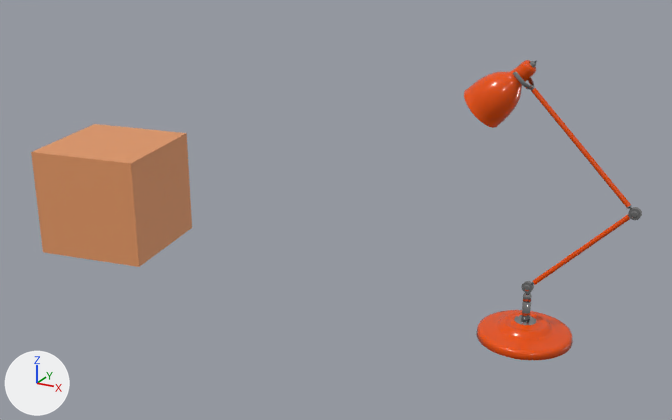
A saved change to the Blender file blender/AnimatedLamp/src/scene/SceneFinal.blend.
Both versions are drawn from a camera (50 mm lens) standing at (10.9, -36.8, 20.0) and looking at (-9.8, 0.1, 4.3). The lights are fixed; the arrows at lower left show +X, +Y and +Z.

The first picture shows 'LampShade', 'Prop'.
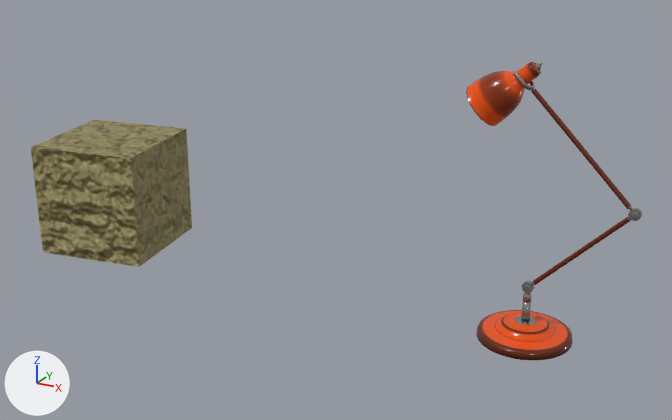
Where the change shows, as pixel boxes (x1, y1, x2, y2) in the pictures (672 x 420 px; the box of a moved part takes in the faces that stretch with it):
'Prop', surface changed, mesh rescaled (orange to yellow): before (31, 124, 192, 267); after (31, 120, 192, 267)
'LampShade', recoloured, reshaped, moved, turned, rescaled (orange to brown): before (464, 60, 642, 360); after (466, 62, 642, 360)
part 2 of me_lampshade, moved or reshaped: before (522, 215, 630, 293); after (522, 216, 631, 293)
part 3 of me_lampshade, moved or reshaped: before (521, 292, 532, 321); after (521, 293, 532, 321)
part 4 of me_lampshade, moved or reshaped: before (513, 71, 642, 220); after (513, 72, 642, 221)
part 5 of me_lampshade, added (orange): after (466, 62, 542, 126)
part 6 of me_lampshade, deleted (orange): before (476, 310, 573, 360)
part 7 of me_lampshade, cut back: before (464, 60, 537, 128); after (476, 310, 573, 360)

Diff of the bpy script that builds the scene:
```diff
--- a/blender/AnimatedLamp/src/scene/SceneFinal.blend.py
+++ b/blender/AnimatedLamp/src/scene/SceneFinal.blend.py
@@ mat_material @@
 _N = mat_material.node_tree.nodes; _L = mat_material.node_tree.links
-n0 = _N.new('ShaderNodeOutputMaterial'); n0.name = 'Material Output'
 n1 = _N.new('ShaderNodeBsdfPrincipled'); n1.name = 'Principled BSDF'
@@ mat_material @@
 n1.subsurface_method = 'BURLEY'
-n1.inputs[0].default_value = (0.8, 0.325, 0.135, 1.0)  # 'Base Color', orange #e79a67
+n1.inputs[0].default_value = (0.313, 0.264, 0.104, 1.0)  # 'Base Color', yellow #988c5b
+n0 = _N.new('ShaderNodeOutputMaterial'); n0.name = 'Material Output'
+n2 = _N.new('ShaderNodeTexCoord'); n2.name = 'Texture Coordinate'
+n3 = _N.new('ShaderNodeTexNoise'); n3.name = 'Noise Texture'
+n4 = _N.new('ShaderNodeBump'); n4.name = 'Bump'
+n4.inputs[1].default_value = 2.0  # 'Distance'
+n4.inputs[2].default_value = 1.0  # 'Filter Width'
 _L.new(n1.outputs[0], n0.inputs[0])  # 'BSDF' to 'Surface'
+_L.new(n4.outputs[0], n1.inputs[5])  # 'Normal' to 'Normal'
+_L.new(n2.outputs[0], n3.inputs[0])  # 'Generated' to 'Vector'
+_L.new(n3.outputs[0], n4.inputs[3])  # 'Factor' to 'Height'
@@ mat_lamppaintedmaterial @@
 mat_lamppaintedmaterial = bpy.data.materials.new('LampPaintedMaterial')
-# nodes: BsdfPrincipled, OutputMaterial, RGB
-# colours: orange #e74e00
+# nodes: BrightContrast, BsdfPrincipled, Mix, NewGeometry, OutputMaterial, RGB x2
+# colours: orange #e74e00, brown #642200
@@ me_cube @@
 me_cube.from_pydata(...)  # 8 vertices, 6 faces; spans x -1.0..1.0, y -1.0..1.0, z -1.0..0.91
 # used by ob_prop; location = (-23.75, 0.0, 3.0); rotation_euler = (0.0, 0.0, 0.175), in degrees (0, 0, 10); scale = (3.0, 3.0, 3.0)
+# me_cube part 1: the whole mesh is scaled about its middle by (1, 1, 1.05), then moved by (0.0, 0.0, 0.04)
 me_cube.materials.append(mat_material)
@@ me_lampshade @@
 # used by ob_lampshade; location = (-1.7, 0.0, 11.17); rotation_euler = (0.0, 0.785, 0.0), in degrees (0, 45, 0); scale = (0.256, 0.256, 0.512)
-me_lampshade.from_pydata(...)  # 5021 vertices, 4979 faces; spans x -4.0..41.4, y -8.3..8.3, z -16.0..3.7
+me_lampshade.from_pydata(...)  # 4973 vertices, 4931 faces; spans x -3.2..4.4, y -2.1..2.1, z 0.0..12.4
+# me_lampshade part 2: the loose piece of 556 vertices spanning x 27.6..29.6, y -0.8..1.8, z -10.1..1.5 is multiplied about its middle by the matrix ((0.181, 0.011, 0.362), (0.003, 0.255, -0.036), (-0.181, 0.015, 0.36)), then moved by (-26.7, -0.5, 8.7)
+# me_lampshade part 3: the loose piece of 372 vertices spanning x 29.0..34.0, y -0.7..0.7, z -12.3..-9.8 is multiplied about its middle by the matrix ((0.181, 0.0, 0.362), (0.0, 0.256, 0.0), (-0.181, 0.0, 0.362)), then moved by (-31.5, 0.0, 12.5)
+# me_lampshade part 4: the loose piece of 636 vertices spanning x -0.9..29.5, y -1.7..1.7, z 1.4..2.4 is turned 45 degrees about the y axis through its middle and scaled by 0.256, then moved by (-12.7, 0.0, 7.3)
+# me_lampshade part 5: a new loose piece of 2353 vertices spanning x -3.2..-0.1, y -1.0..1.0, z 9.6..12.4
+# me_lampshade part 6: the loose piece of 1056 vertices spanning x 28.9..41.4, y -8.3..8.3, z -16.0..-9.8 is deleted
+# me_lampshade part 7: 4 vertices moved within x -0.3..0.3, y -0.3..0.3, z 0.8; 2389 vertices removed from x -4.0..4.0, y -4.0..4.0, z -2.6..3.7; 1044 vertices added at x -2.1..2.1, y -2.1..2.1, z 0.0..0.9
 me_lampshade.materials.append(mat_material_001)
@@ ob_lampshade @@
 ob_lampshade = bpy.data.objects.new('LampShade', me_lampshade)
-ob_lampshade.location = (-1.7, 0.0, 11.17)
-ob_lampshade.rotation_euler = (0.0, 0.785, 0.0)  # degrees (0, 45, 0)
-ob_lampshade.scale = (0.256, 0.256, 0.512)
+ob_lampshade.location = (0.0, 0.0, 0.02)
+ob_lampshade.rotation_euler = (0.0, 0.000647, 0.0)  # degrees (0, 0, 0)
```
